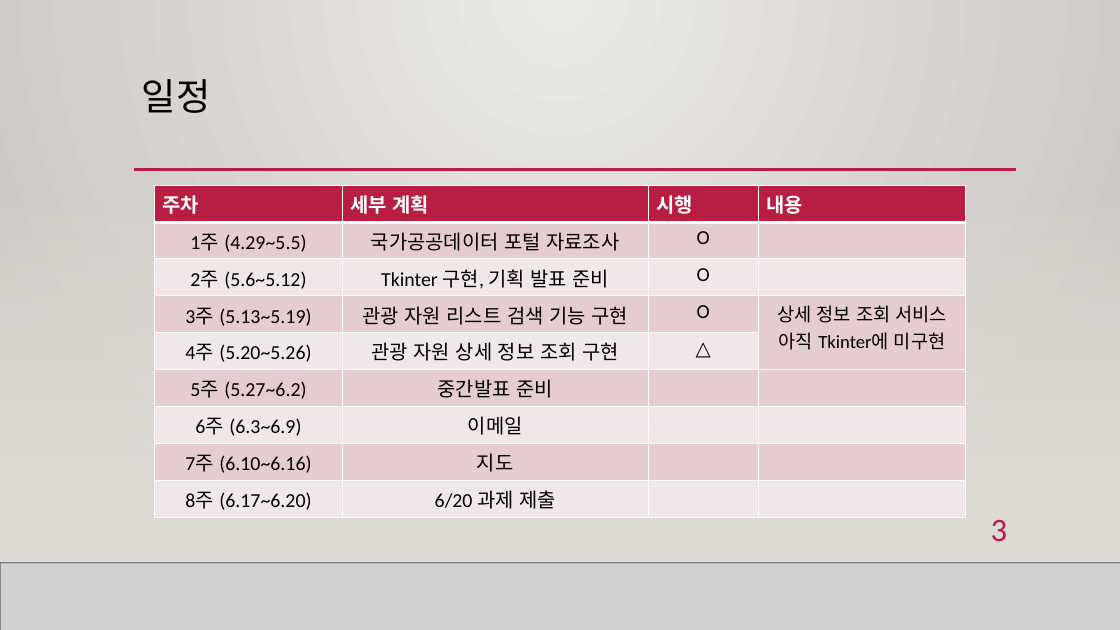
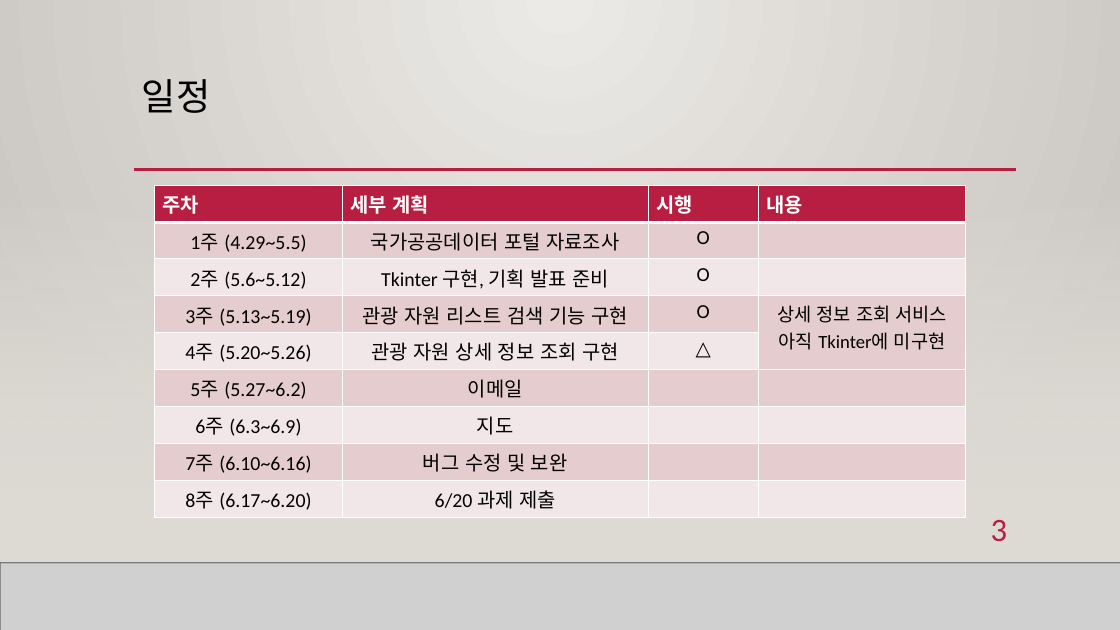
Before and after one commit to LEGO0937/Script_Language_TermProject, a slide deck: slide 3 of 스크립트언어기획/스언어 텀프 중간 발표.pptx. Drawn at 1120x630 pixels with LibreOffice and Linux fonts; fonts in the diff are those of the drawing; grey boxes stand for pictures; background and template pictures are left out. Boxes give left, top, right and bottom in pixels: in the first picture for what was removed or moved away, otherwise in the second. Text is boxed around its words. In the diff, an @@ line names an element or a change of style, - is before the commit and + after.

Commit message:
스크립트언어 중간발표 또 수정
또 수정했다

```diff
--- a/스크립트언어기획/스언어 텀프 중간 발표.pptx
+++ b/스크립트언어기획/스언어 텀프 중간 발표.pptx
@@ table at (155,185,966,514) @@
-row 6, column 2: 중간발표 준비
+row 6, column 2: 이메일
-row 7, column 2: 이메일
+row 7, column 2: 지도
-row 8, column 2: 지도
+row 8, column 2: 버그 수정 및 보완
```
Also in this commit, not shown: 2 other files.
